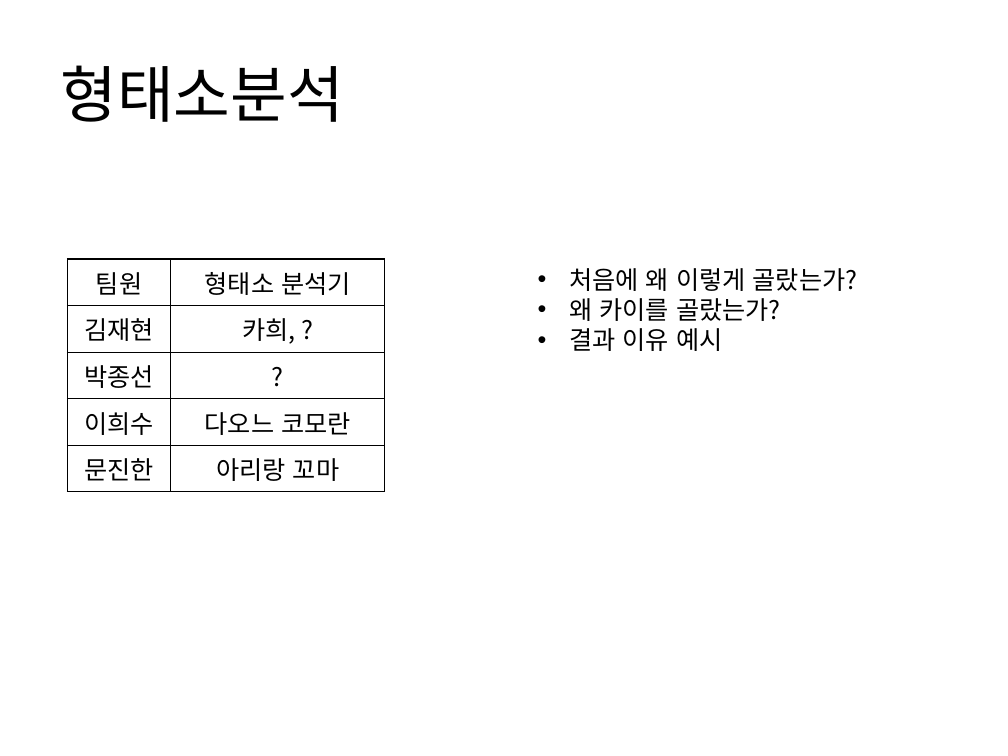
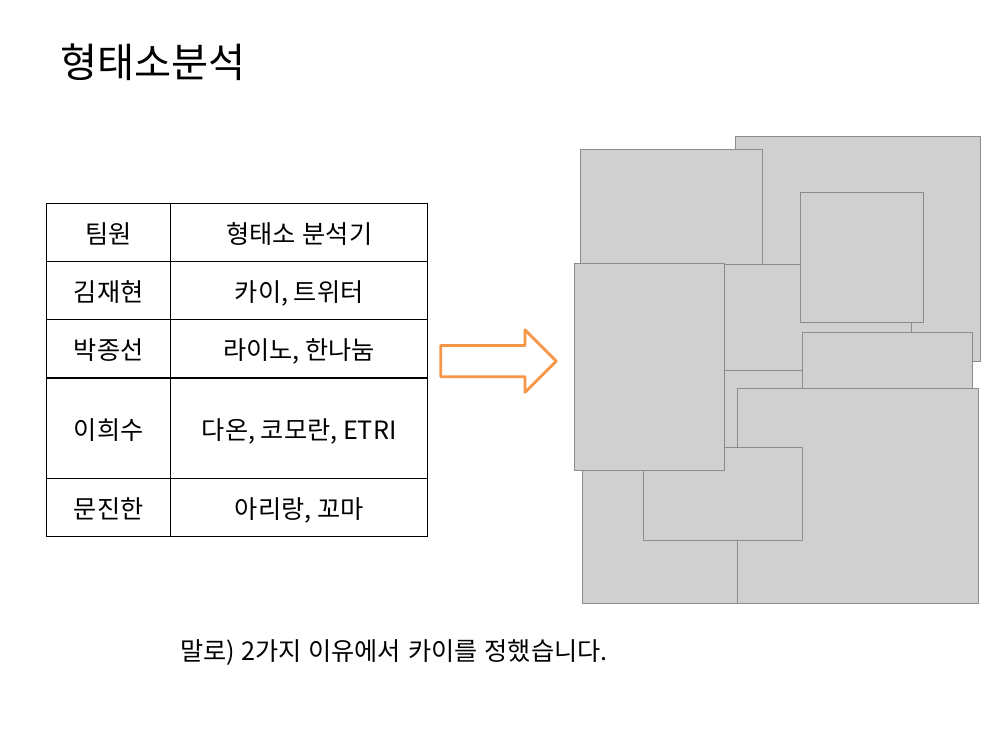
Before and after one commit to HaYongdae/issuewhatshow, a slide deck: slide 10 of doc/최종 PPT.pptx (slide 8 before the commit). Drawn at 1008x756 pixels with LibreOffice and Linux fonts; fonts in the diff are those of the drawing; grey boxes stand for pictures. Boxes give left, top, right and bottom in pixels: in the first picture for what was removed or moved away, otherwise in the second. Text is boxed around its words. In the diff, an @@ line names an element or a change of style, - is before the commit and + after.

```diff
--- a/doc/최종 PPT.pptx
+++ b/doc/최종 PPT.pptx
@@ title "형태소분석" at bbox=[60, 43, 245, 80]: size 44 to 28.8 pt @@
@@ table at bbox=[46, 204, 427, 537] @@
-row 2, column 2: 카희, ?
+row 2, column 2: 카이, 트위터
-row 3, column 2: ?
+row 3, column 2: 라이노, 한나눔
-row 4, column 2: 다오느 코모란
+row 4, column 2: 다온, 코모란, ETRI
-row 5, column 2: 아리랑 꼬마
+row 5, column 2: 아리랑, 꼬마
@@ table: place and size @@
-table at bbox=[68, 259, 385, 485]
+table at bbox=[46, 204, 427, 537]
@@ text removed at bbox=[569, 268, 858, 351] @@
-• 처음에 왜 이렇게 골랐는가?
-• 왜 카이를 골랐는가?
-• 결과 이유 예시
@@ group added at bbox=[575, 137, 981, 604]: 9 pictures @@
@@ right arrow added at bbox=[440, 330, 556, 392], fill #FFFFFF, outline #F79646 2 pt @@
@@ text added at bbox=[181, 639, 608, 665], 18 pt, text #000000 @@
+말로) 2가지 이유에서 카이를 정했습니다.
```
Also in this commit, not shown: 3 other slides changed, 16 slides added, 3 slides removed.
